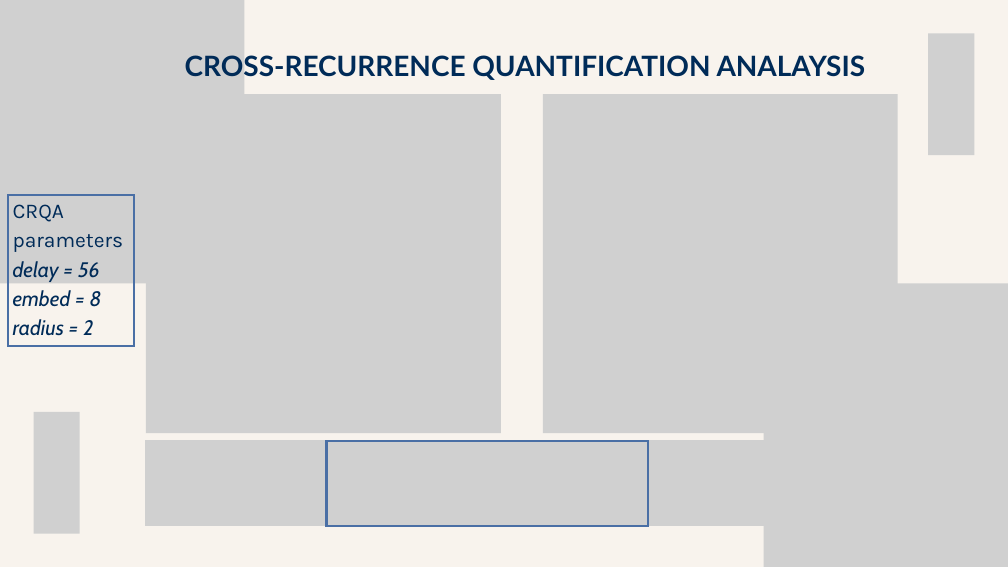
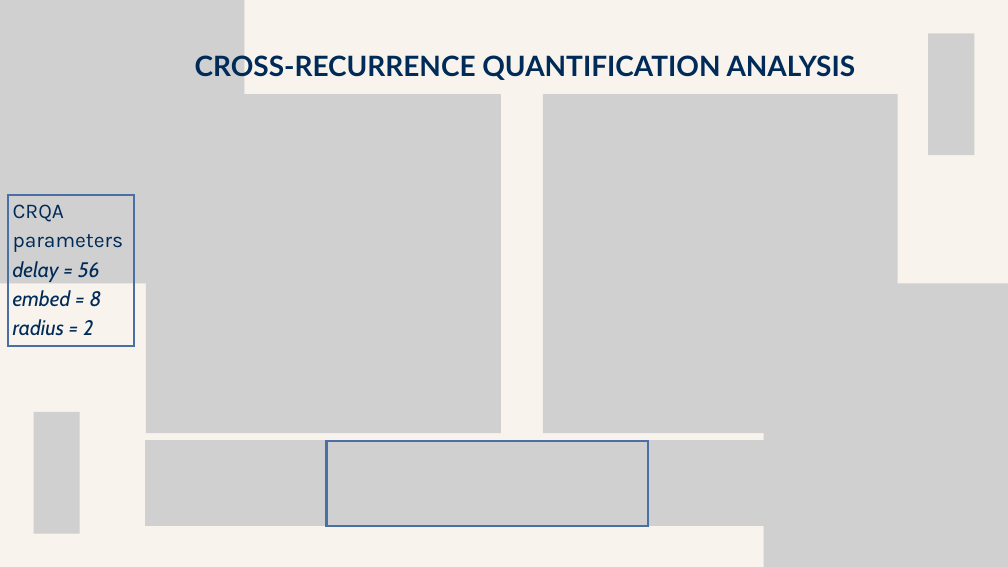
Before and after one commit to mearlboro/RaisedExpectations, a slide deck: slide 10 of docs/Raised Expectations.pptx. Drawn at 1008x567 pixels with LibreOffice and Linux fonts; fonts in the diff are those of the drawing; grey boxes stand for pictures. Boxes give left, top, right and bottom in pixels: in the first picture for what was removed or moved away, otherwise in the second. Text is boxed around its words. In the diff, an @@ line names an element or a change of style, - is before the commit and + after.

```diff
--- a/docs/Raised Expectations.pptx
+++ b/docs/Raised Expectations.pptx
@@ text at (195,55,856,80): text changed @@
-CROSS-RECURRENCE QUANTIFICATION ANALAYSIS
+CROSS-RECURRENCE QUANTIFICATION ANALYSIS
```
Also in this commit, not shown: 6 other slides changed.
